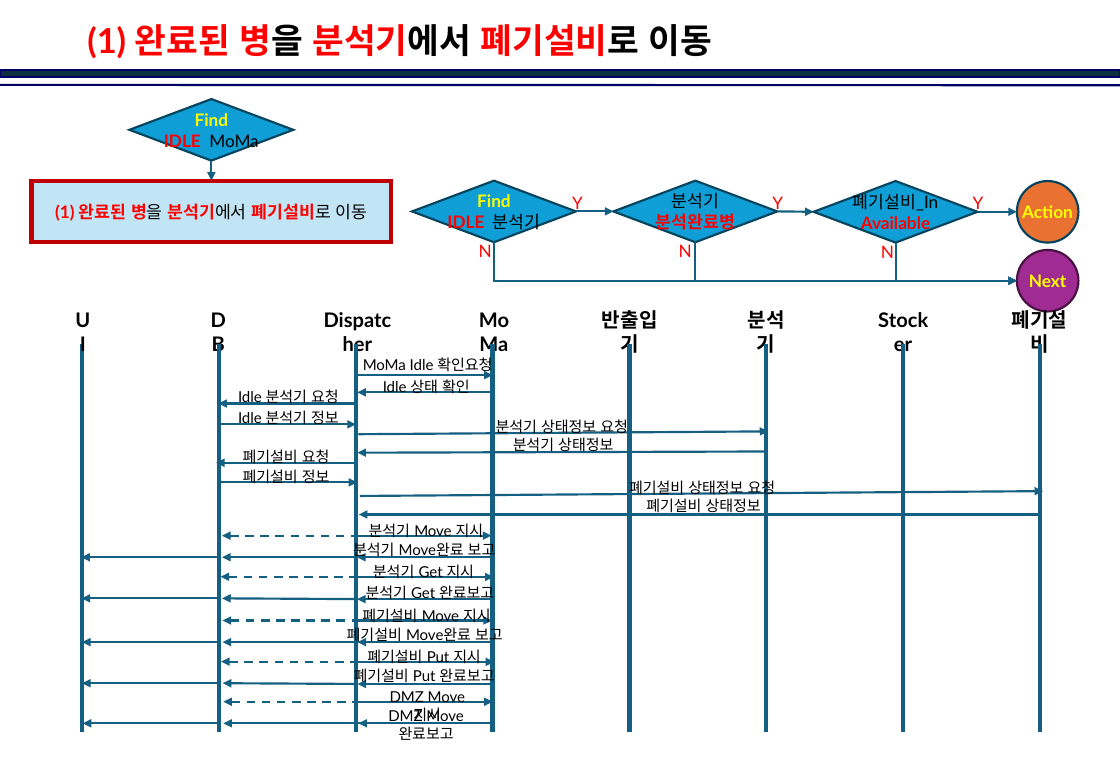
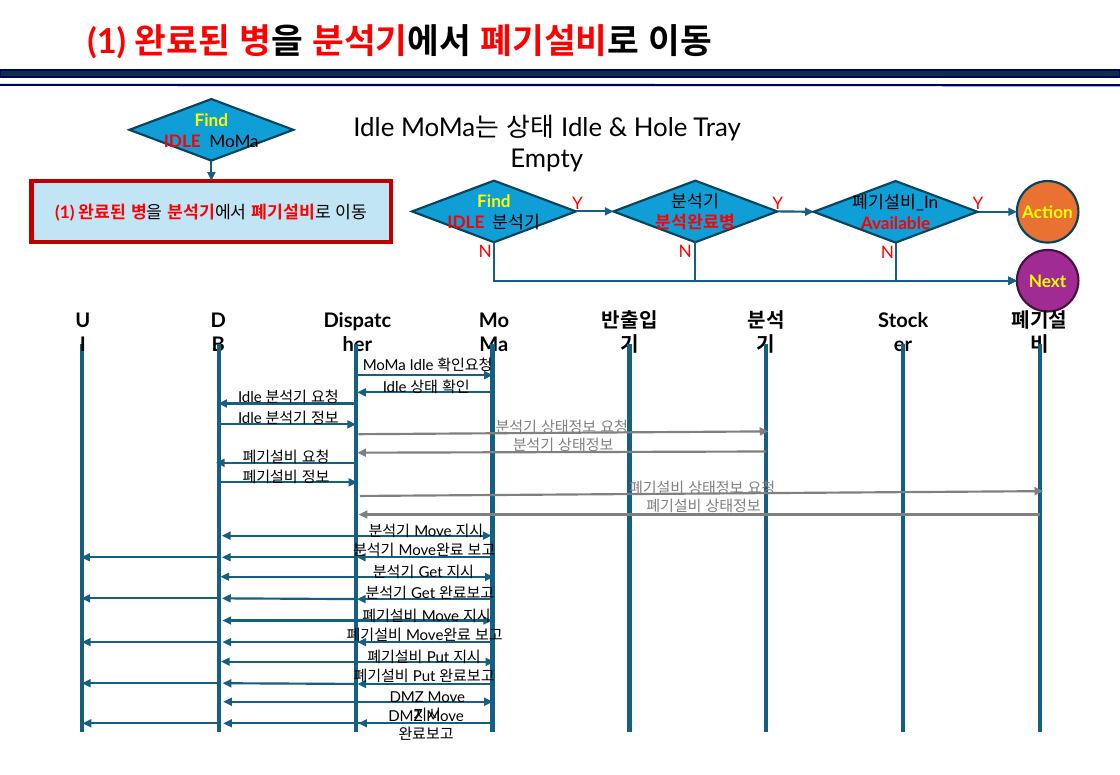
Before and after one commit to jinkabpark/SamickThk_Analysis, a slide deck: slide 11 of 허종원/Dispatcher in Action.pptx. Drawn at 1120x775 pixels with LibreOffice and Linux fonts; fonts in the diff are those of the drawing; background and template pictures are left out. Boxes give left, top, right and bottom in pixels: in the first picture for what was removed or moved away, otherwise in the second. Text is boxed around its words. In the diff, an @@ line names an element or a change of style, - is before the commit and + after.

```diff
--- a/허종원/Dispatcher in Action.pptx
+++ b/허종원/Dispatcher in Action.pptx
@@ text added at bbox=[353, 114, 741, 172], 18 pt, text #000000 @@
+Idle MoMa는 상태 Idle & Hole Tray Empty
@@ arrow (359, 434) - (768, 432): stroke #156082 1.5 pt to #808080 1.5 pt @@
@@ arrow (766, 452) - (358, 453): stroke #156082 1.5 pt to #808080 1.5 pt @@
@@ text colour #000000 to #808080 in 4 elements at bbox=[513, 437, 776, 498], bbox=[496, 419, 596, 435], bbox=[646, 498, 761, 516], bbox=[629, 478, 743, 498] @@
@@ arrow (360, 496) - (1043, 491): stroke #156082 1.5 pt to #808080 1.5 pt @@
@@ arrow (360, 536) - (222, 536): stroke #156082 1.5 pt dashed to #156082 1.5 pt @@
@@ arrow (1040, 515) - (359, 515): stroke #156082 1.5 pt to #808080 1.5 pt @@
@@ arrow (358, 577) - (220, 577): stroke #156082 1.5 pt dashed to #156082 1.5 pt @@
@@ arrow (360, 622) - (222, 622): stroke #156082 1.5 pt dashed to #156082 1.5 pt @@
@@ arrow (359, 662) - (221, 662): stroke #156082 1.5 pt dashed to #156082 1.5 pt @@
@@ arrow (361, 702) - (223, 702): stroke #156082 1.5 pt dashed to #156082 1.5 pt @@
```
Also in this commit, not shown: 13 other slides changed.
